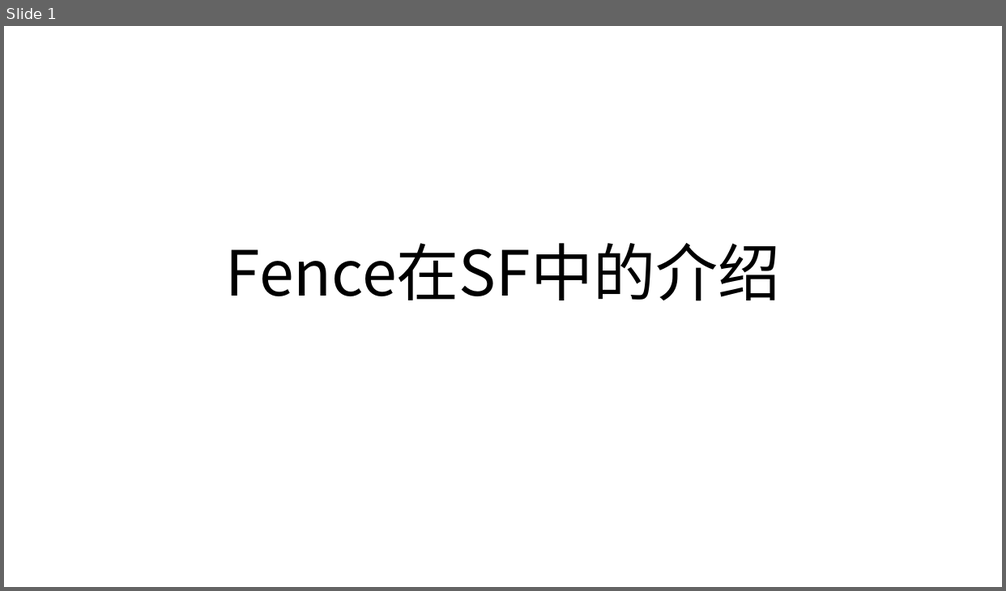
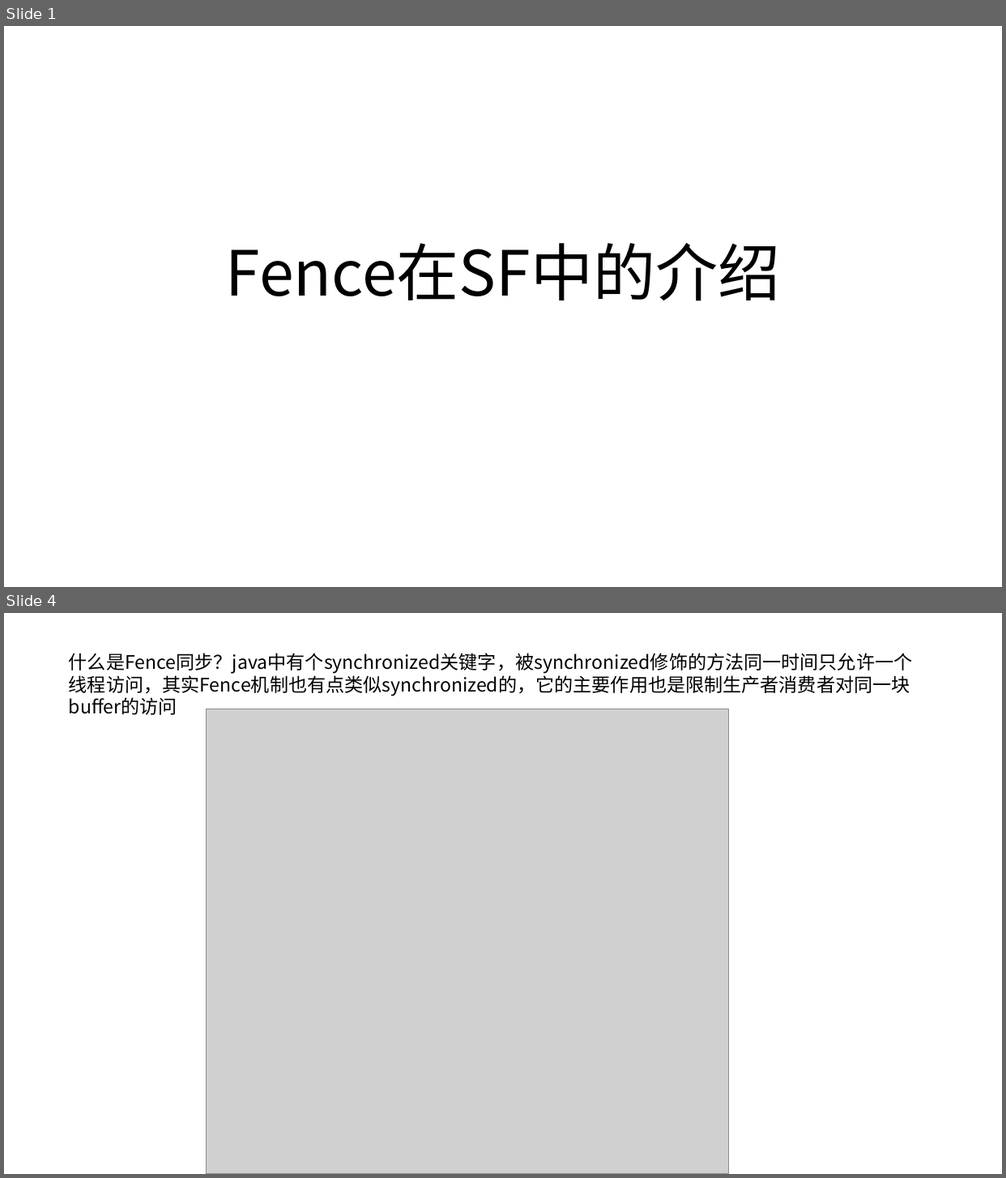
Before and after one commit to 627656505/12_203, a slide deck: fence介绍.pptx. Shown one above the other, each under a label of ours: slide 1 before the commit, slides 1 and 4 after it; the slides between them are not shown. The pictures are 1006x591 and 1006x1178 pixels, drawn with LibreOffice and Linux fonts; fonts in the diff are those of the drawing; grey boxes stand for pictures. Boxes give left, top, right and bottom in pixels: in the first picture for what was removed or moved away, otherwise in the second. Text is boxed around its words. In the diff, an @@ line names an element or a change of style, - is before the commit and + after.

```diff
--- a/fence介绍.pptx
+++ b/fence介绍.pptx
@@ slide 4 added at (4,613,1002,1174), background #FFFFFF @@
@@ text added at (69,653,912,715), 18 pt, text #000000 @@
+什么是Fence同步？java中有个synchronized关键字，被synchronized修饰的方法同一时间只允许一个线程访问，其实Fence机制也有点类似synchronized的，它的主要作用也是限制生产者消费者对同一块buffer的访问
@@ picture added at (206,709,730,1174) @@
```
Also in this commit, not shown: 3 other slides added.
